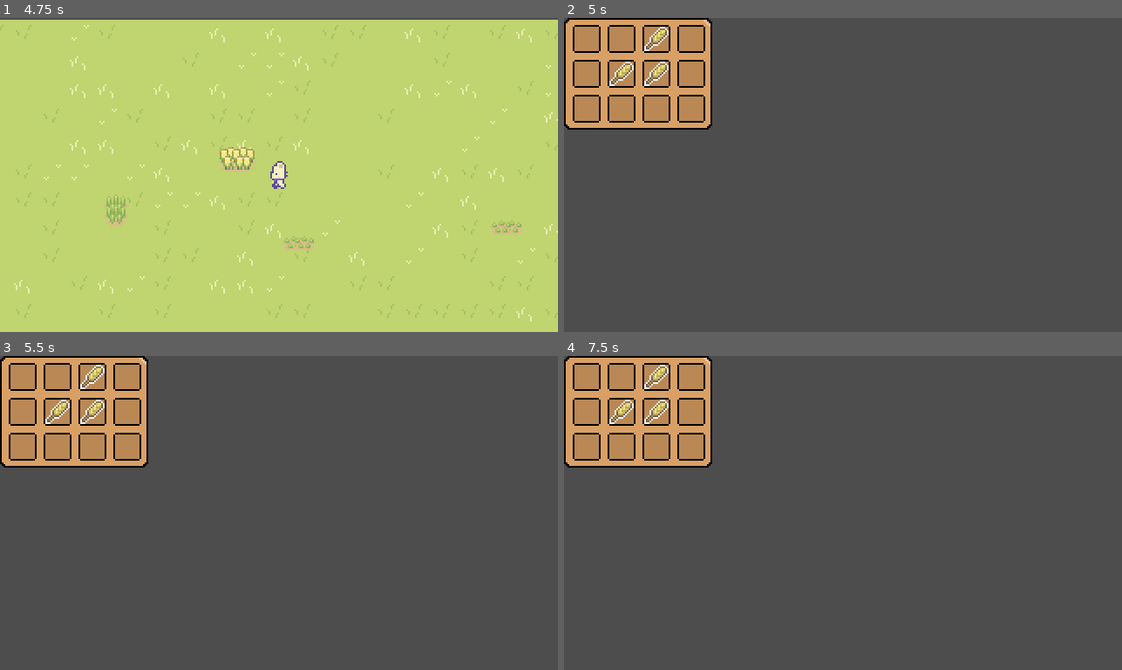
Above: before the commit, frames 1-4 (two rows, left to right).
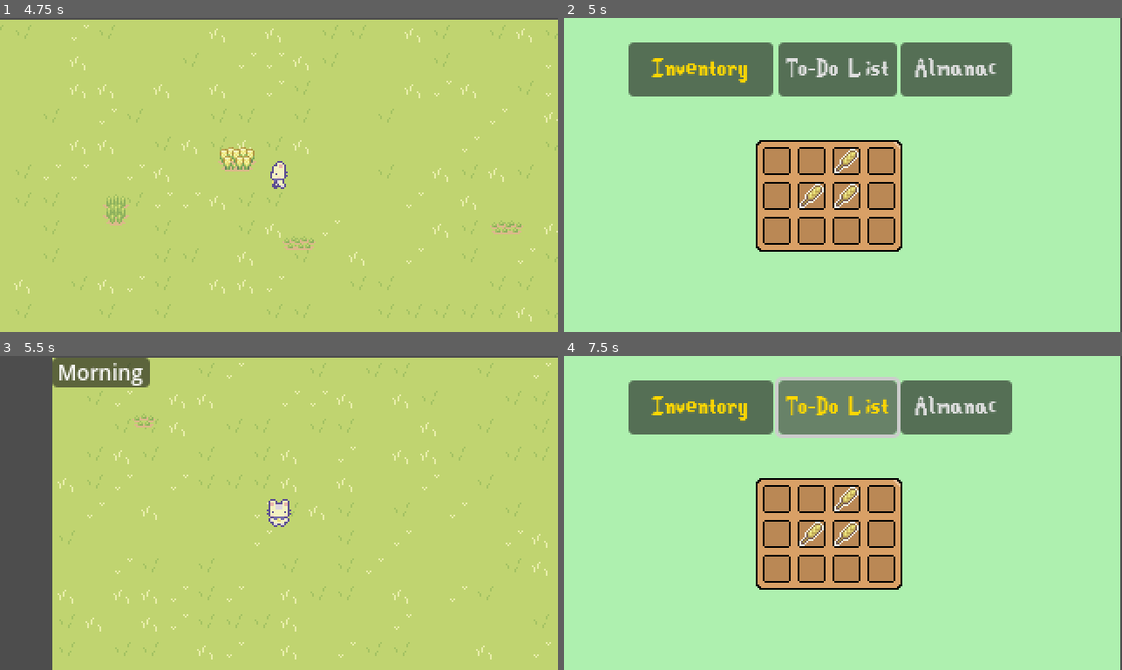
Above: after the commit, the same moments.

Repository: egd3025/everbloom
Game: Godot game, scene res://start_menu.tscn
Same seed, same stepped clock (60 frames per second), same inputs: the game is played once before the commit and once after it.
Inputs (mouse positions are in pixels of both pictures, inside the frame that each line leads up to):
- Up to frame 1 (4.75 s): click "Start" at 0.5 s; move the mouse to (401, 159) at 1.27 s; hold Right (ui_right) 1.28-2.03 s; click (401, 159) at 1.35 s; move the mouse to (167, 190) at 2.02 s; hold Down (ui_down) 2.03-2.78 s; click (167, 190) at 2.1 s; move the mouse to (334, 105) at 2.77 s; hold Right (ui_right) 2.78-3.53 s; click (334, 105) at 2.85 s; move the mouse to (251, 237) at 3.52 s; hold Up (ui_up) 3.53-4.28 s; click (251, 237) at 3.6 s; move the mouse to (446, 222) at 4.27 s; hold Left (ui_left) from 4.28 s (still down); click (446, 222) at 4.35 s
- Up to frame 2 (5 s): keep holding Left (ui_left); tap I (inventory) at 4.9 s
- Up to frame 3 (5.5 s): release Left (ui_left) at 5 s; click (139, 406) at 5 s, where only the run after the commit has a clickable "Inventory"
- Up to frame 4 (7.5 s): move the mouse to (675, 465) at 5.77 s; hold Left (ui_left) 5.78-6.5 s; click (675, 465) at 5.85 s; tap Tab (pause) at 6.4 s; click "Inventory" at 6.5 s; click (837, 406) at 7.25 s, where only the run after the commit has a clickable "To-Do List"

Frame 1 is identical in both runs. In frame 2, 100% of the frame differs, in the area x 0-100%, y 0-100%; in frame 3, 93%; in frame 4, 100%.

Commit message:
inventory scene fixed with buttons to almanac and to do list

Diff:
--- a/EverBloom/Inventory/Inventory_UI.gd
+++ b/EverBloom/Inventory/Inventory_UI.gd
@@ -17,3 +17,12 @@
 		get_tree().change_scene_to_file("res://Pause Menu.tscn")
 	if Input.is_action_just_pressed("inventory"):
 		get_tree().change_scene_to_file("res://World/world.tscn")
+
+func _on_inventory_button_pressed():
+	get_tree().change_scene_to_file("res://World/world.tscn")
+
+func _on_almanac_button_pressed():
+	pass
+
+func _on_to_do_list_button_pressed():
+	pass
--- a/EverBloom/Inventory/inventory_ui.tscn
+++ b/EverBloom/Inventory/inventory_ui.tscn
@@ -1,7 +1,8 @@
-[gd_scene load_steps=4 format=3 uid="uid://00dg16oiyej"]
+[gd_scene load_steps=5 format=3 uid="uid://00dg16oiyej"]
 
 [ext_resource type="Script" path="res://Inventory/Inventory_UI.gd" id="1_gwhdc"]
-[ext_resource type="Texture2D" uid="uid://sfx0gevdpbl8" path="res://Inventory/inventory-background.png" id="2_2yepr"]
+[ext_resource type="Texture2D" uid="uid://sfx0gevdpbl8" path="res://Inventory/item_images/inventory-background.png" id="2_2yepr"]
+[ext_resource type="Theme" uid="uid://cs7pakuugysjy" path="res://default_pause_theme.tres" id="2_d6yib"]
 [ext_resource type="PackedScene" uid="uid://b56j1qcxe3igr" path="res://Inventory/inventory_ui_slot.tscn" id="3_1dwlq"]
 
 [node name="Inventory_UI" type="Control"]
@@ -17,10 +18,62 @@
 grow_vertical = 2
 script = ExtResource("1_gwhdc")
 
+[node name="ColorRect" type="ColorRect" parent="."]
+layout_mode = 1
+anchors_preset = 15
+anchor_right = 1.0
+anchor_bottom = 1.0
+offset_right = 234.0
+offset_bottom = 116.0
+grow_horizontal = 2
+grow_vertical = 2
+color = Color(0.682353, 0.941176, 0.686275, 1)
+
+[node name="Inventory_Button" type="Button" parent="."]
+layout_mode = 2
+offset_left = 37.0
+offset_top = 14.0
+offset_right = 120.0
+offset_bottom = 45.0
+size_flags_horizontal = 4
+size_flags_vertical = 4
+theme = ExtResource("2_d6yib")
+theme_override_colors/font_color = Color(1, 0.843137, 0, 1)
+text = "Inventory
+"
+
+[node name="ToDoList_Button" type="Button" parent="."]
+layout_mode = 2
+offset_left = 123.0
+offset_top = 14.0
+offset_right = 191.0
+offset_bottom = 45.0
+size_flags_horizontal = 4
+size_flags_vertical = 4
+theme = ExtResource("2_d6yib")
+text = "To-Do List
+"
+
+[node name="Almanac_Button" type="Button" parent="."]
+layout_mode = 2
+offset_left = 193.0
+offset_top = 14.0
+offset_right = 257.0
+offset_bottom = 45.0
+size_flags_horizontal = 4
+size_flags_vertical = 4
+theme = ExtResource("2_d6yib")
+text = "Almanac
+"
+
 [node name="NinePatchRect" type="NinePatchRect" parent="."]
-layout_mode = 0
-offset_right = 85.0
-offset_bottom = 64.0
+layout_mode = 2
+anchor_right = 1.0
+anchor_bottom = 1.0
+offset_left = 110.0
+offset_top = 70.0
+offset_right = 109.0
+offset_bottom = 70.0
 texture = ExtResource("2_2yepr")
 patch_margin_left = 6
 patch_margin_top = 6
@@ -77,3 +130,7 @@
 
 [node name="Inventory_UI_Slot12" parent="NinePatchRect/GridContainer" instance=ExtResource("3_1dwlq")]
 layout_mode = 2
+
+[connection signal="pressed" from="Inventory_Button" to="." method="_on_inventory_button_pressed"]
+[connection signal="pressed" from="ToDoList_Button" to="." method="_on_to_do_list_button_pressed"]
+[connection signal="pressed" from="Almanac_Button" to="." method="_on_almanac_button_pressed"]
--- a/EverBloom/Inventory/inventory_ui_slot.tscn
+++ b/EverBloom/Inventory/inventory_ui_slot.tscn
@@ -1,6 +1,6 @@
 [gd_scene load_steps=3 format=3 uid="uid://b56j1qcxe3igr"]
 
-[ext_resource type="Texture2D" uid="uid://r3i11gdq37gv" path="res://Inventory/inventory-slot.png" id="1_5qrjc"]
+[ext_resource type="Texture2D" uid="uid://r3i11gdq37gv" path="res://Inventory/item_images/inventory-slot.png" id="1_5qrjc"]
 [ext_resource type="Script" path="res://Inventory/inventory_ui_slot.gd" id="1_p0wm6"]
 
 [node name="Inventory_UI_Slot" type="Panel"]
--- a/EverBloom/Inventory/items/Wheat.tres
+++ b/EverBloom/Inventory/items/Wheat.tres
@@ -1,7 +1,7 @@
 [gd_resource type="Resource" script_class="InvItem" load_steps=3 format=3 uid="uid://bov0m54vbd6lj"]
 
 [ext_resource type="Script" path="res://Inventory/inventory_item.gd" id="1_8rne1"]
-[ext_resource type="Texture2D" uid="uid://dm8o66aeo7kfk" path="res://Inventory/Wheat_Grown.png" id="2_uv6um"]
+[ext_resource type="Texture2D" uid="uid://dm8o66aeo7kfk" path="res://Inventory/item_images/Wheat_Grown.png" id="2_uv6um"]
 
 [resource]
 script = ExtResource("1_8rne1")
--- a/EverBloom/Pause Menu.gd
+++ b/EverBloom/Pause Menu.gd
@@ -6,6 +6,7 @@
 	get_tree().change_scene_to_file("res://World/world.tscn")
 
 func _on_inventory_button_pressed():
+	get_tree().paused = not get_tree().paused
 	get_tree().change_scene_to_file("res://Inventory/inventory_ui.tscn")
 
 func _on_options_button_pressed():
Renamed: EverBloom/Inventory/Tomato_Grown.png -> EverBloom/Inventory/item_images/Tomato_Grown.png
Not shown, changed: EverBloom/Inventory/item_images/Tomato_Grown.png.import
Renamed: EverBloom/Inventory/Tomato_Seed.png -> EverBloom/Inventory/item_images/Tomato_Seed.png
Not shown, changed: EverBloom/Inventory/item_images/Tomato_Seed.png.import
Renamed: EverBloom/Inventory/Wheat_Grown.png -> EverBloom/Inventory/item_images/Wheat_Grown.png
Not shown, changed: EverBloom/Inventory/item_images/Wheat_Grown.png.import
Renamed: EverBloom/Inventory/Wheat_Seed.png -> EverBloom/Inventory/item_images/Wheat_Seed.png
Not shown, changed: EverBloom/Inventory/item_images/Wheat_Seed.png.import
Renamed: EverBloom/Inventory/inventory-background.png -> EverBloom/Inventory/item_images/inventory-background.png
Not shown, changed: EverBloom/Inventory/item_images/inventory-background.png.import
Renamed: EverBloom/Inventory/inventory-slot.png -> EverBloom/Inventory/item_images/inventory-slot.png
Not shown, changed: EverBloom/Inventory/item_images/inventory-slot.png.import
